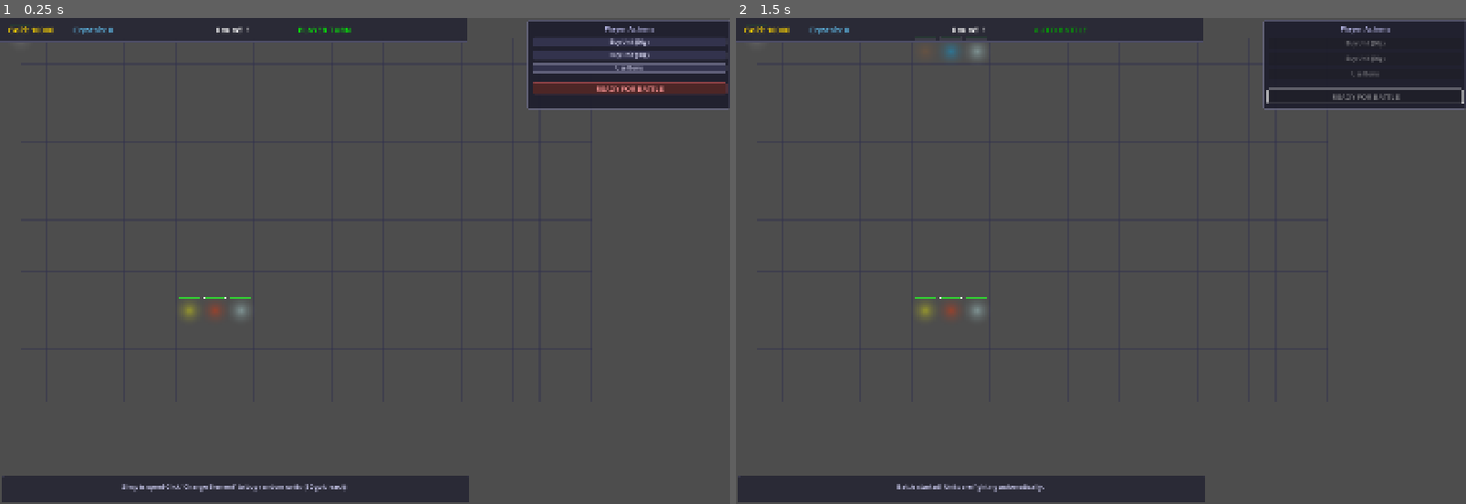
Above: before the commit, frames 1-2 (left to right).
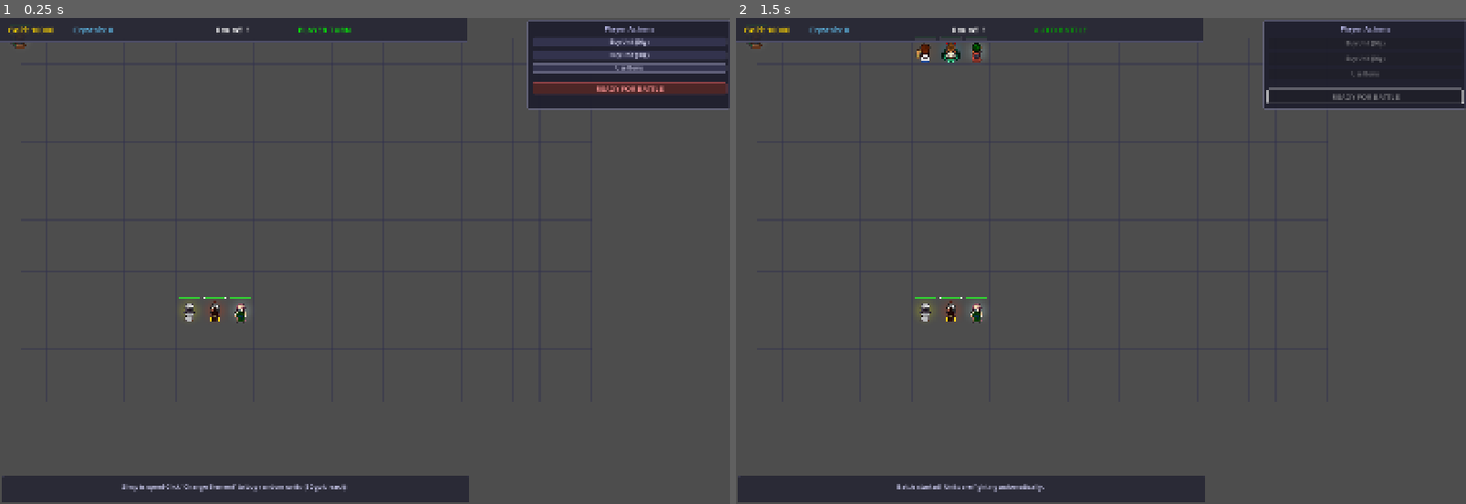
Above: after the commit, the same moments.

Repository: iceie2/autobattler-rpg
Game: Godot game, scene res://scenes/main_game.tscn
Same seed, same stepped clock (60 frames per second), same inputs: the game is played once before the commit and once after it.
Inputs (mouse positions are in pixels of both pictures, inside the frame that each line leads up to):
- Up to frame 1 (0.25 s): no input
- Up to frame 2 (1.5 s): click "READY FOR BATTLE" at 0.5 s; tap Enter at 1.25 s; move the mouse to (1261, 236) at 1.27 s; click (1261, 236) at 1.42 s

The runs differ from the first frame. In frame 1, 0.2% of the frame differs, in the area x 1-34%, y 5-63%; in frame 2, 0.3%.

Commit message:
Fix sprite animations for generated LPC sheets
Universal LPC Character Generator only outputs 6 animations
(spellcast/thrust/walk/slash/shoot/hurt, rows 0-20). LPCAnimationDataSingleSprite
expects idle at row 22 which doesn't exist — sprites loaded but showed blank
frames, silently blocking shape fallback.

- Add LPCGeneratedAnimData: animation data tuned to the 6-anim generated sheets,
  with a synthetic idle mapped to walk row frame 0 (standing pose)
- Switch _setup_lpc_sprite() to use LPCGeneratedAnimData
- Validate load by checking walk_south (always present) not idle_south
- Simplify _update_animation() to only reference animations that exist

Co-Authored-By: Claude Sonnet 4.6 <noreply@anthropic.com>

Diff:
--- /dev/null
+++ b/scripts/lpc_generated_animation_data.gd
@@ -0,0 +1,95 @@
+class_name LPCGeneratedAnimData extends LPCAnimationDataBase
+# Animation data matching the Universal LPC Character Generator's 6-animation output:
+# spellcast (rows 0-3), thrust (4-7), walk (8-11), slash (12-15), shoot (16-19), hurt (row 20)
+# Also adds a synthetic "idle" mapped to walk row 0 (standing frame).
+
+func _init() -> void:
+	resource_name = "LPCGeneratedAnimData"
+	base_animation_size = 64
+
+	available_animations = ["spellcast", "thrust", "walk", "slash", "shoot", "hurt", "idle"]
+
+	required_spritesheets = {
+		"spellcast": "single",
+		"thrust":    "single",
+		"walk":      "single",
+		"slash":     "single",
+		"shoot":     "single",
+		"hurt":      "single",
+		"idle":      "single",
+	}
+
+	available_directions = {
+		"spellcast": {"north": 0, "west": 1, "south": 2, "east": 3},
+		"thrust":    {"north": 0, "west": 1, "south": 2, "east": 3},
+		"walk":      {"north": 0, "west": 1, "south": 2, "east": 3},
+		"slash":     {"north": 0, "west": 1, "south": 2, "east": 3},
+		"shoot":     {"north": 0, "west": 1, "south": 2, "east": 3},
+		"hurt":      {"south": 0},
+		"idle":      {"north": 0, "west": 1, "south": 2, "east": 3},
+	}
+
+	animation_frame_counts = {
+		"spellcast": 7,
+		"thrust":    8,
+		"walk":      9,
+		"slash":     6,
+		"shoot":     13,
+		"hurt":      6,
+		"idle":      2,
+	}
+
+	initial_sprite_indices = {
+		"spellcast": 0,
+		"thrust":    0,
+		"walk":      1,
+		"slash":     0,
+		"shoot":     0,
+		"hurt":      0,
+		"idle":      0,
+	}
+
+	animation_loops = {
+		"spellcast": true,
+		"thrust":    true,
+		"walk":      true,
+		"slash":     true,
+		"shoot":     true,
+		"hurt":      false,
+		"idle":      true,
+	}
+
+	animation_speeds = {
+		"spellcast": 8,
+		"thrust":    8,
+		"walk":      8,
+		"slash":     8,
+		"shoot":     8,
+		"hurt":      8,
+		"idle":      2,
+	}
+
+	animation_rows = {
+		"spellcast": 0,
+		"thrust":    4,
+		"walk":      8,
+		"slash":     12,
+		"shoot":     16,
+		"hurt":      20,
+		"idle":      8,  # same row as walk — frame 0 is the standing pose
+	}
+
+	frame_sizes = {
+		"spellcast": 64,
+		"thrust":    64,
+		"walk":      64,
+		"slash":     64,
+		"shoot":     64,
+		"hurt":      64,
+		"idle":      64,
+	}
+
+	custom_frames = {
+		"walk": [1, 2, 3, 4, 5, 6, 7, 8],  # frame 0 = standing, skip it for walking
+		"idle": [0, 0],                       # frame 0 of walk row = standing pose
+	}
--- a/scripts/visual_unit.gd
+++ b/scripts/visual_unit.gd
@@ -72,12 +72,13 @@
 	lpc.sprite_frames = SpriteFrames.new()
 	lpc.z_index = 1
 	lpc.spritesheets_path = sprite_path
-	lpc.animation_data = LPCAnimationDataSingleSprite.new()
+	lpc.animation_data = LPCGeneratedAnimData.new()
 	add_child(lpc)
 
-	var idle = "idle_south" if is_player_unit else "idle_north"
-	if lpc.sprite_frames and lpc.sprite_frames.has_animation(idle):
+	# walk_south is always present in the generated 6-animation sheets
+	if lpc.sprite_frames and lpc.sprite_frames.has_animation("walk_south"):
 		animated_sprite = lpc
+		var idle = "idle_south" if is_player_unit else "idle_north"
 		lpc.play(idle)
 	else:
 		lpc.queue_free()
@@ -125,19 +126,17 @@
 			dir_suffix = "south" if last_move_direction.y > 0 else "north"
 
 	if is_moving and move_target_pos != move_start_pos:
-		var prefix = "run" if movement_speed >= 3 else "walk"
-		var want = prefix + "_" + dir_suffix
+		var want = "walk_" + dir_suffix
 		if not frames.has_animation(want):
-			want = "walk_" + dir_suffix if frames.has_animation("walk_" + dir_suffix) else "walk_south"
+			want = "walk_south"
 		if want != curr:
 			animated_sprite.play(want)
 		return
 
 	var idle = "idle_south" if is_player_unit else "idle_north"
 	if not frames.has_animation(idle):
-		var names = frames.get_animation_names()
-		idle = names[0] if names.size() > 0 else ""
-	if idle != "" and idle != curr:
+		idle = "walk_south"
+	if idle != curr:
 		animated_sprite.play(idle)
 
 
